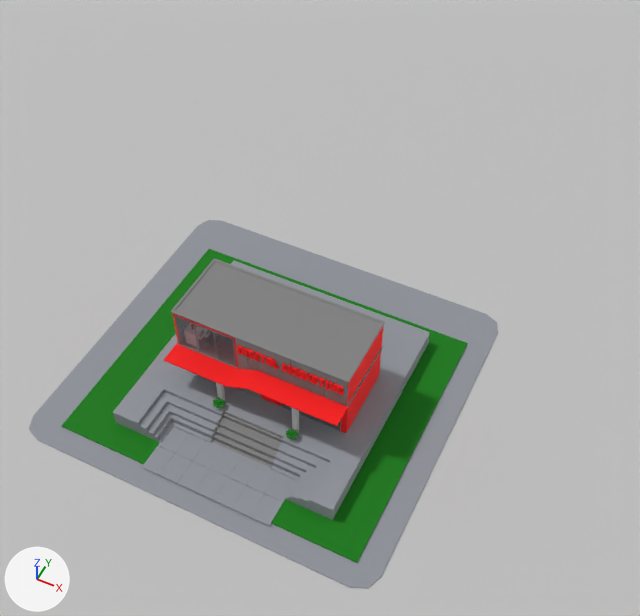
Before and after pictures for a commit that changed the glTF model public/models/digital_marketing_building_grp.glb.
Camera for both pictures: a 50 mm lens placed at (3.5, -11.33, 8.6), pointed at (-0.09, -4.15, -0.38). The lights are fixed; the arrows at lower left show +X, +Y and +Z. The picture after the commit comes second. Where no turn or scale is listed for an object, it has been applied to the vertices. Vertices at exactly the same position are counted once.

The scene before the commit, as lines of its bpy script (objects in view):
```python
ob_digital_marketing_text = bpy.data.objects.new('digital_marketing_text', me_mesh_227)
ob_digital_marketing_text.location = (0.59, -6.23, 1.04)
ob_dm_building = bpy.data.objects.new('DM_Building', me_mesh_021)
ob_dm_building.location = (0.3, -6.09, 0.84)
ob_dm_grass = bpy.data.objects.new('dm_grass', me_mesh_019)
ob_dm_grass.location = (0.14, -5.89, 0.02)
ob_dm_ground = bpy.data.objects.new('dm_ground', me_mesh_018)
ob_dm_ground.location = (0.05, -5.66, 0.01)
ob_dm_steps = bpy.data.objects.new('DM_Steps', me_mesh_017)
ob_dm_steps.location = (0.23, -6.74, 0.14)
ob_dm_tiles = bpy.data.objects.new('dm_tiles', me_mesh_020)
ob_dm_tiles.location = (0.17, -7.18, 0.04)
ob_door = bpy.data.objects.new('Door', me_mesh_022)
ob_door.location = (-0.59, -6.22, 0.43)
ob_fixture_flower_pot_001 = bpy.data.objects.new('fixture_flower_pot.001', me_mesh_001)
ob_fixture_flower_pot_001.location = (-0.19, -6.52, 0.32)
ob_top_glass = bpy.data.objects.new('Top_Glass', me_mesh_025)
ob_top_glass.location = (-0.49, -6.21, 0.91)
# also in view: 'Ground1' at (5.04, 7.99, 0.0)
```
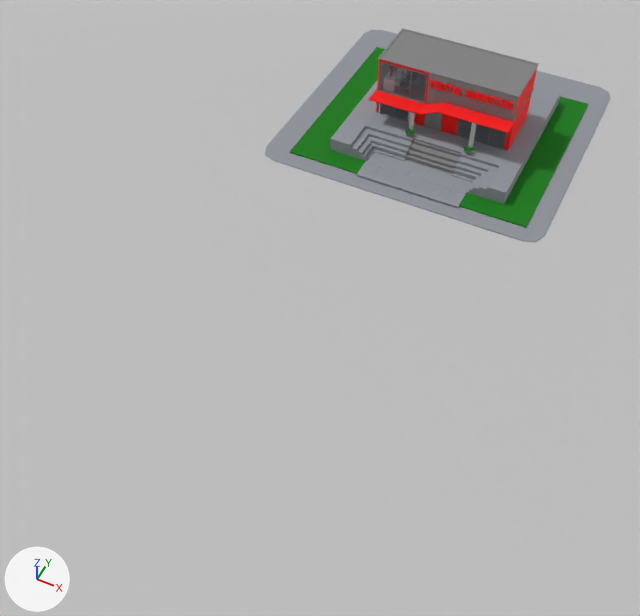
Where the newer file only moved an object's origin or applied its transform, the numbers keep the older frame.

Diff of the bpy script that builds the scene:
```diff
--- a/public/models/digital_marketing_building_grp.glb.py
+++ b/public/models/digital_marketing_building_grp.glb.py
@@ me_mesh_227 @@
-me_mesh_227.from_pydata(...)  # 367 vertices, 481 faces; spans x -0.642..0.634, y -0.013..0.013, z -0.061..0.061
+me_mesh_227.from_pydata(...)  # 367 vertices, 481 faces; spans x -0.642..0.634, y 5.625..5.651, z -0.061..0.061
+# me_mesh_227 part 1: the whole mesh is moved by (0.0, 5.638, 0.0)
 me_mesh_227.materials.append(mat_red)
@@ me_mesh_021 @@
-me_mesh_021.from_pydata(...)  # 197 vertices, 233 faces; spans x -1.21..0.98, y -0.39..0.81, z -0.59..0.38
+me_mesh_021.from_pydata(...)  # 197 vertices, 233 faces; spans x -1.21..0.98, y 5.25..6.45, z -0.59..0.38
+# me_mesh_021 part 2: the whole mesh is moved by (0.0, 5.64, 0.0)
 me_mesh_021.materials.append(mat_dark_gray)
@@ me_mesh_022 @@
-me_mesh_022.from_pydata(...)  # 50 vertices, 56 faces; spans x -0.253..0.253, y -0.011..0.011, z -0.183..0.192
+me_mesh_022.from_pydata(...)  # 50 vertices, 56 faces; spans x -0.253..0.253, y 5.626..5.649, z -0.183..0.192
+# me_mesh_022 part 7: the whole mesh is moved by (0.0, 5.638, 0.0)
 me_mesh_022.materials.append(mat_dark_gray)
@@ me_mesh_025 @@
-me_mesh_025.from_pydata(...)  # 44 vertices, 66 faces; spans x -0.381..0.376, y -0.005..0.004, z -0.247..0.247
+me_mesh_025.from_pydata(...)  # 44 vertices, 66 faces; spans x -0.381..0.376, y 5.633..5.642, z -0.247..0.247
+# me_mesh_025 part 10: the whole mesh is moved by (0.0, 5.638, 0.0)
 me_mesh_025.materials.append(mat_dark_gray)
@@ me_mesh_023 @@
-me_mesh_023.from_pydata(...)  # 44 vertices, 66 faces; spans x -0.381..0.376, y -0.004..0.004, z -0.251..0.251
+me_mesh_023.from_pydata(...)  # 44 vertices, 66 faces; spans x -0.381..0.376, y 5.633..5.642, z -0.251..0.251
+# me_mesh_023 part 11: the whole mesh is moved by (0.0, 5.638, 0.0)
 me_mesh_023.materials.append(mat_dark_gray)
@@ me_mesh_018 @@
-me_mesh_018.from_pydata(...)  # 28 vertices, 42 faces; spans x -2.22..2.22, y -2.06..2.06, z -0.01..0.01
+me_mesh_018.from_pydata(...)  # 28 vertices, 42 faces; spans x -2.22..2.22, y 3.58..7.7, z -0.01..0.01
+# me_mesh_018 part 4: the whole mesh is moved by (0.0, 5.64, 0.0)
 me_mesh_018.materials.append(mat_ground_gray)
@@ me_mesh_019 @@
-me_mesh_019.from_pydata(...)  # 30 vertices, 40 faces; spans x -1.92..1.85, y -1.56..1.7, z -0.01..0.01
+me_mesh_019.from_pydata(...)  # 30 vertices, 40 faces; spans x -1.92..1.85, y 4.07..7.34, z -0.01..0.01
+# me_mesh_019 part 3: the whole mesh is moved by (0.0, 5.64, 0.0)
 me_mesh_019.materials.append(mat_dark_plants1)
@@ me_mesh_020 @@
-me_mesh_020.from_pydata(...)  # 108 vertices, 104 faces; spans x -0.81..0.81, y -0.31..0.32, z 0.0
+me_mesh_020.from_pydata(...)  # 108 vertices, 104 faces; spans x -0.81..0.81, y 5.33..5.96, z 0.0
+# me_mesh_020 part 6: the whole mesh is moved by (0.0, 5.64, 0.0)
 me_mesh_020.materials.append(mat_ground_gray)
@@ me_mesh_017 @@
-me_mesh_017.from_pydata(...)  # 110 vertices, 206 faces; spans x -1.47..1.32, y -0.39..2.33, z -0.11..0.11
+me_mesh_017.from_pydata(...)  # 110 vertices, 206 faces; spans x -1.47..1.32, y 5.24..7.97, z -0.11..0.11
+# me_mesh_017 part 5: the whole mesh is moved by (0.0, 5.64, 0.0)
 me_mesh_017.materials.append(mat_ground_gray)
@@ me_mesh @@
-me_mesh.from_pydata(...)  # 252 vertices, 326 faces; spans x -0.078..0.079, y -0.074..0.068, z -0.07..0.015
+me_mesh.from_pydata(...)  # 252 vertices, 326 faces; spans x -0.078..0.079, y 5.564..5.706, z -0.07..0.015
+# me_mesh part 9: the whole mesh is moved by (0.0, 5.638, 0.0)
 me_mesh.materials.append(mat_dark_gray)
@@ me_mesh_001 @@
-me_mesh_001.from_pydata(...)  # 252 vertices, 326 faces; spans x -0.078..0.079, y -0.074..0.068, z -0.07..0.015
+me_mesh_001.from_pydata(...)  # 252 vertices, 326 faces; spans x -0.078..0.079, y 5.564..5.706, z -0.07..0.015
+# me_mesh_001 part 8: the whole mesh is moved by (0.0, 5.638, 0.0)
 me_mesh_001.materials.append(mat_dark_gray)
```

Where the change shows, as pixel boxes (x1, y1, x2, y2) in the pictures (640 x 616 px):
'dm_ground', moved: before (29, 220, 498, 589); after (265, 30, 611, 242)
'DM_Steps', moved: before (113, 260, 430, 520); after (330, 80, 561, 204)
'DM_Building', moved: before (164, 258, 385, 433); after (369, 28, 539, 150)
'dm_grass', moved: before (62, 249, 468, 563); after (290, 47, 588, 228)
'dm_tiles', moved: before (142, 426, 295, 526); after (356, 152, 471, 207)
'Top_Glass', moved: before (174, 316, 237, 367); after (379, 62, 428, 103)
'digital_marketing_text', moved: before (237, 345, 344, 395); after (430, 80, 514, 110)
'Top_Glass1', moved: before (281, 403, 341, 431); after (456, 119, 507, 149)
'Door', moved (not visible before): after (379, 103, 410, 122)
'flower_pot', moved: before (285, 428, 299, 440); after (464, 145, 473, 154)
'fixture_flower_pot.001', moved: before (212, 397, 226, 409); after (405, 128, 415, 137)
